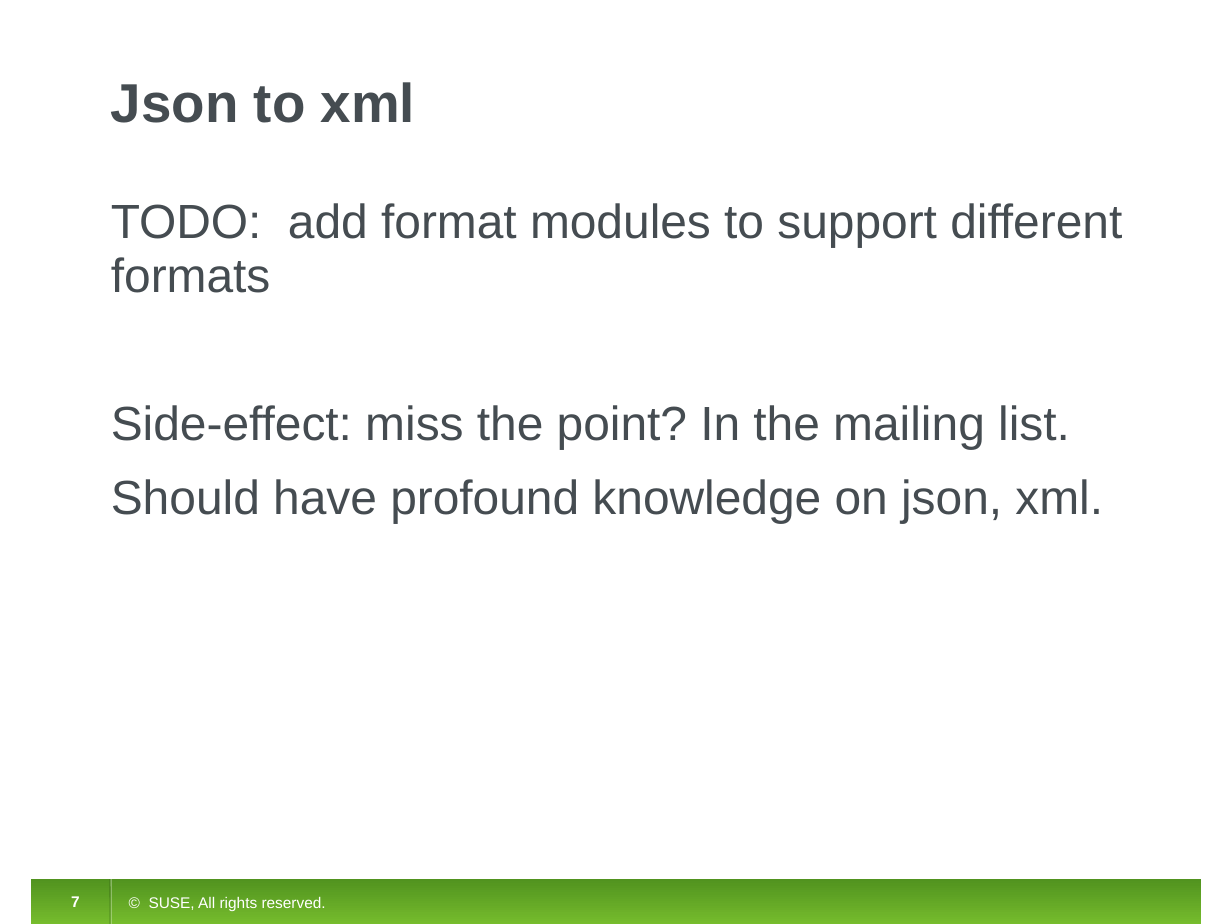
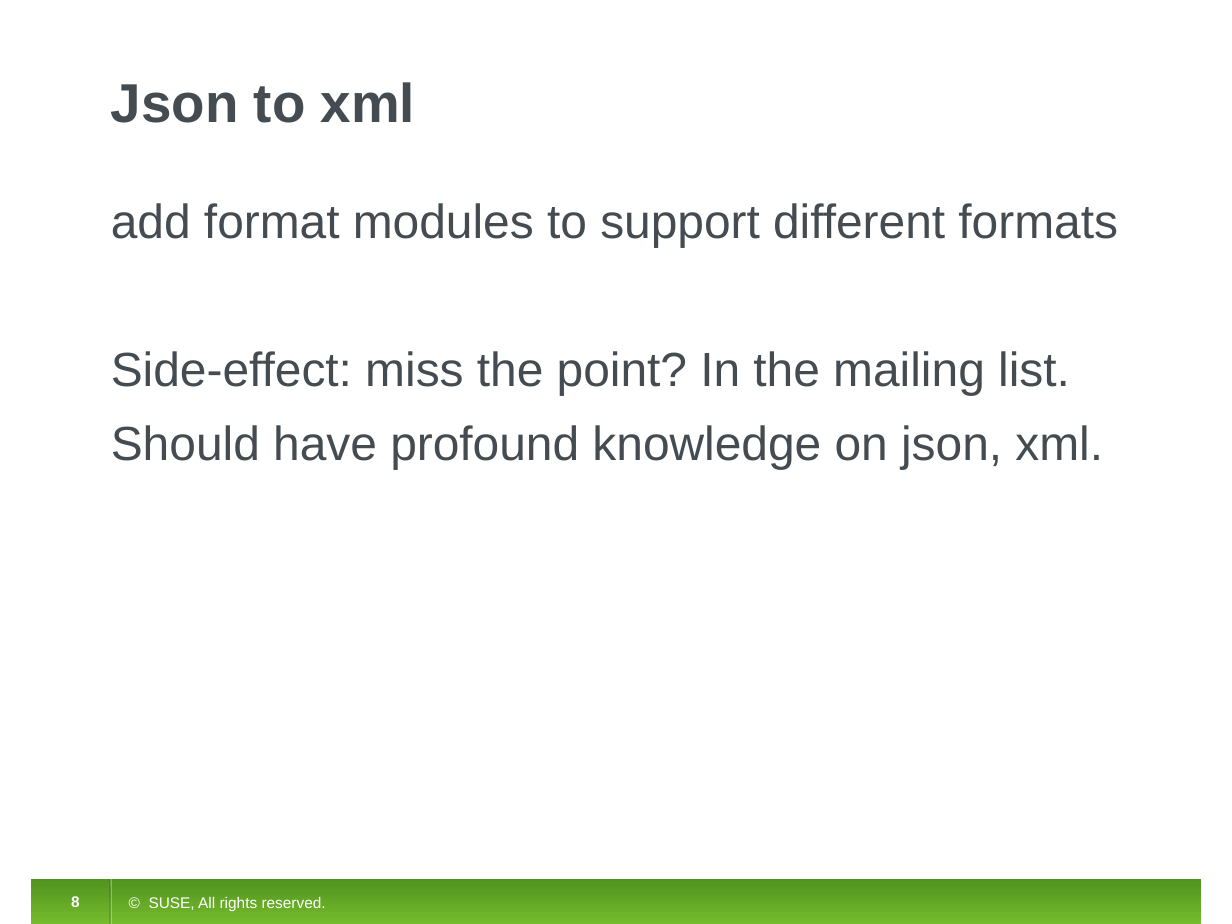
Before and after one commit to initlove/ocs-nodejs, a slide deck: slide 8 of document/ocs-nodejs.odp (slide 7 before the commit). Drawn at 1232x924 pixels with LibreOffice and Linux fonts; fonts in the diff are those of the drawing. Boxes give left, top, right and bottom in pixels: in the first picture for what was removed or moved away, otherwise in the second. Text is boxed around its words. In the diff, an @@ line names an element or a change of style, - is before the commit and + after.

```diff
--- a/document/ocs-nodejs.odp
+++ b/document/ocs-nodejs.odp
@@ text at (x1=111, y1=203, x2=1118, y2=247): text changed @@
-TODO: add format modules to support different formats
+add format modules to support different formats
@@ page number at (x1=71, y1=896, x2=80, y2=907): text changed @@
-7
+8
```
Also in this commit, not shown: 4 other slides changed, 4 slides added, 3 slides removed, 15 other files.
